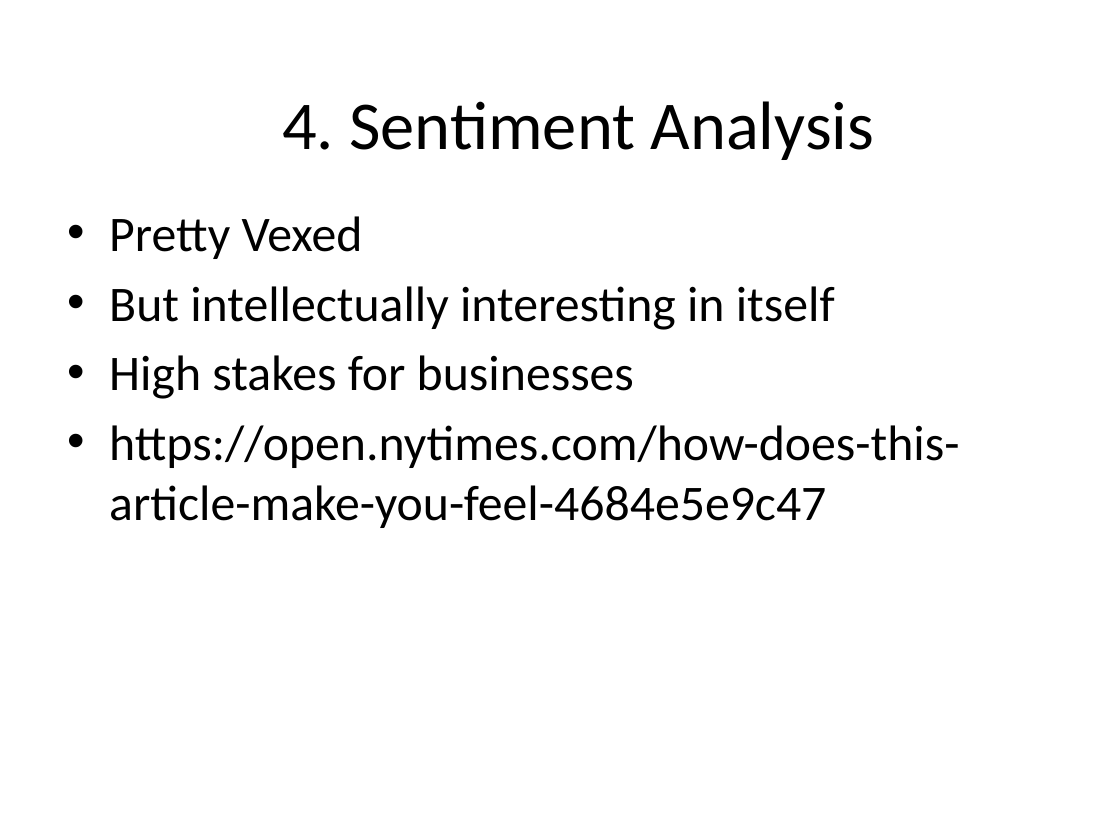
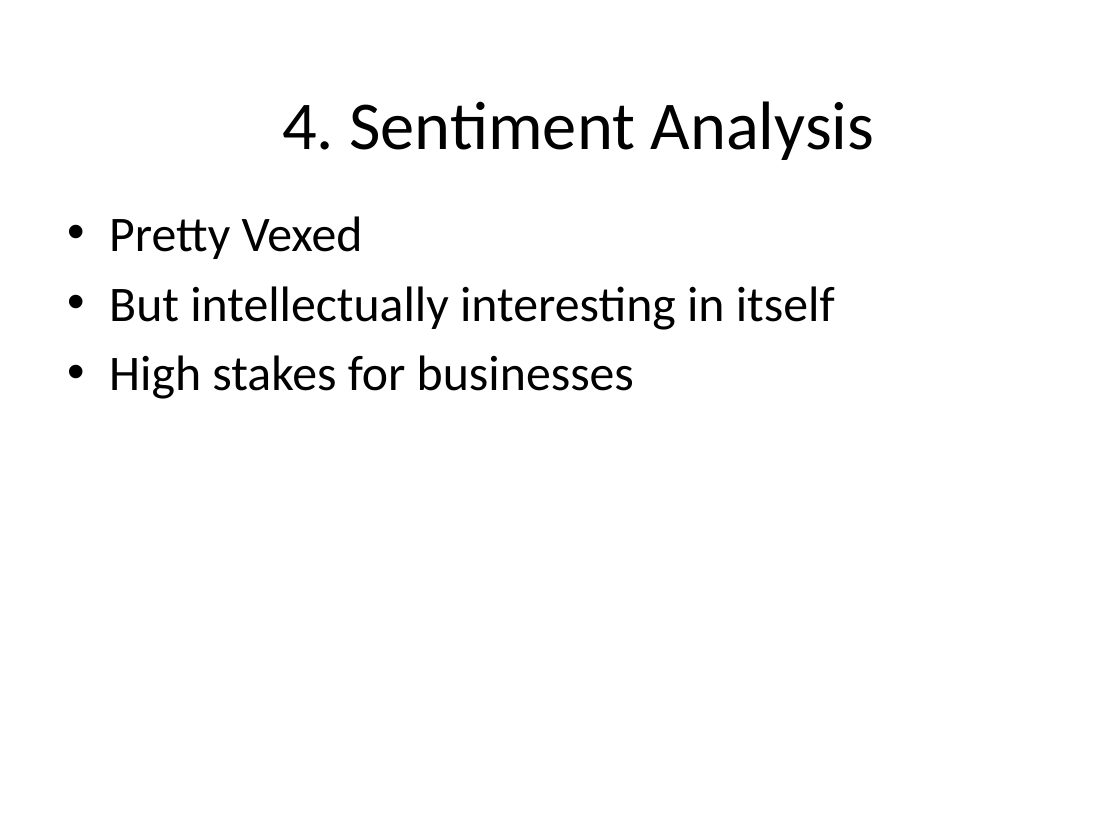
Before and after one commit to mackenziekbrooks/dci102-f19-humanities-data, a slide deck: slide 40 of site/wtr/Ways to Read a Text.pptx. Drawn at 1120x840 pixels with LibreOffice and Linux fonts; fonts in the diff are those of the drawing. Boxes give left, top, right and bottom in pixels: in the first picture for what was removed or moved away, otherwise in the second. Text is boxed around its words. In the diff, an @@ line names an element or a change of style, - is before the commit and + after.

```diff
--- a/site/wtr/Ways to Read a Text.pptx
+++ b/site/wtr/Ways to Read a Text.pptx
@@ text at <box>109,425,959,528</box>: paragraph removed @@
-• https://open.nytimes.com/how-does-this-article-make-you-feel-4684e5e9c47
```
Also in this commit, not shown: 2 other slides changed, 13 other files.
